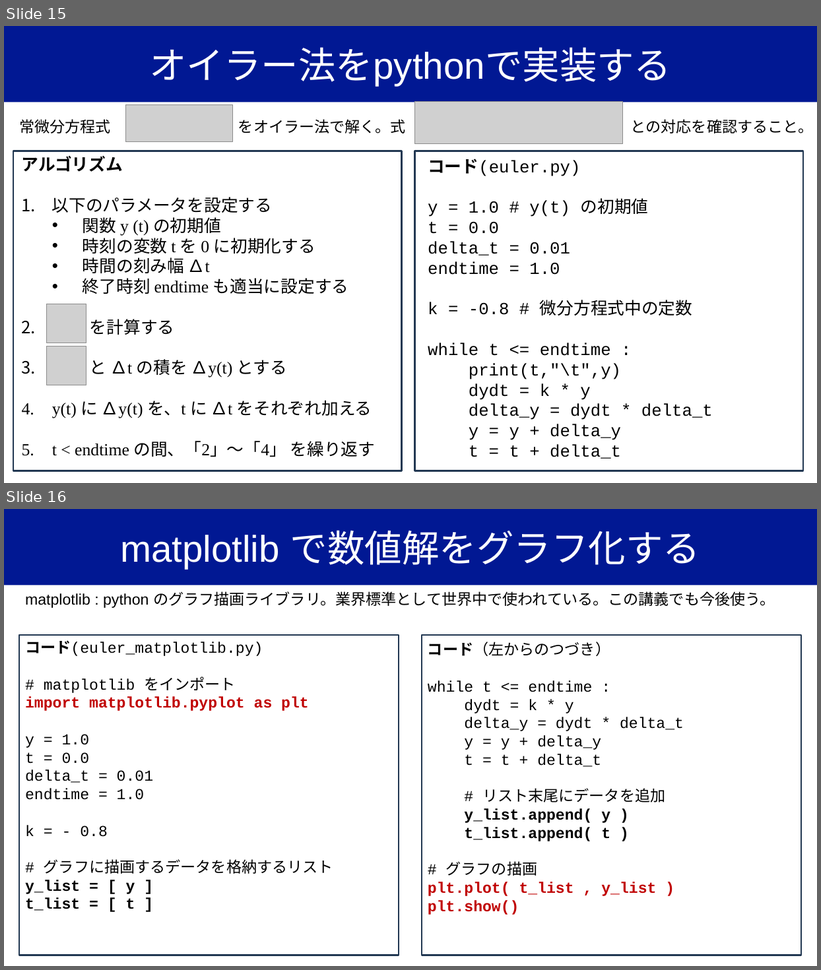
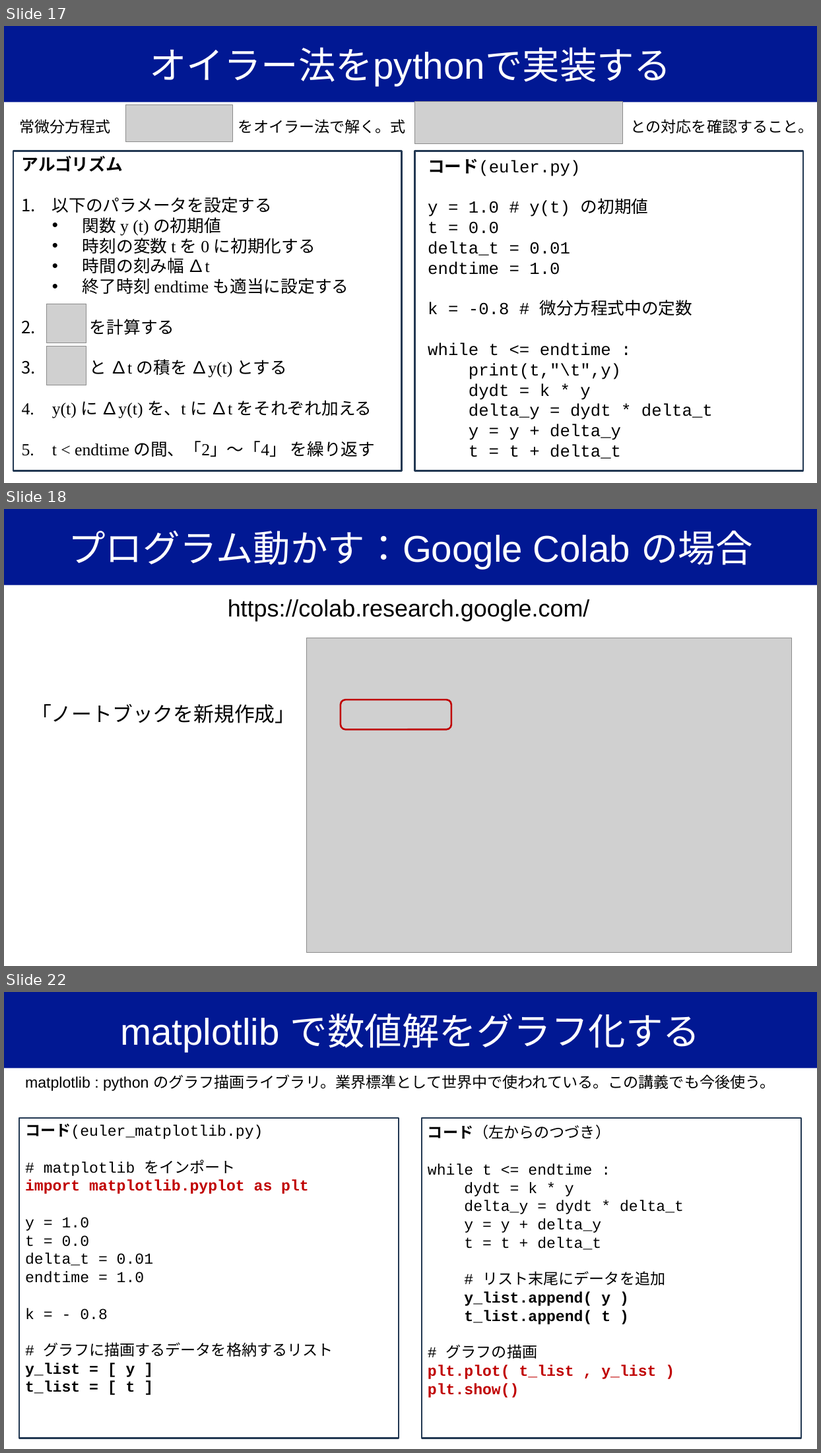
Before and after one commit to YugiLab/Lectures, a slide deck: DS2_2026/Day1/yugi_lecture1_ode.pptx. Shown one above the other, each under a label of ours: slides 15 and 16 before the commit, slides 17, 18 and 22 after it; the slides between them are not shown. The pictures are 821x970 and 821x1453 pixels, drawn with LibreOffice and Linux fonts; fonts in the diff are those of the drawing; grey boxes stand for pictures. Boxes give left, top, right and bottom in pixels: in the first picture for what was removed or moved away, otherwise in the second. Text is boxed around its words. In the diff, an @@ line names an element or a change of style, - is before the commit and + after.

Commit message:
google colab
google colab primer inserted

```diff
--- a/DS2_2026/Day1/yugi_lecture1_ode.pptx
+++ b/DS2_2026/Day1/yugi_lecture1_ode.pptx
@@ slide 18 added at bbox=[4, 509, 817, 966], background #FFFFFF @@
@@ title added at bbox=[4, 509, 817, 586], fill #011893, 44 pt, text #FFFFFF @@
+プログラム動かす：Google Colab の場合
@@ text added at bbox=[228, 599, 590, 621], 28 pt, text #000000 @@
+https://colab.research.google.com/
@@ picture added at bbox=[307, 638, 792, 953] @@
@@ text added at bbox=[31, 704, 295, 723], 24 pt, text #000000 @@
+「ノートブックを新規作成」
@@ rounded rectangle added at bbox=[341, 700, 451, 730], outline #C00000 2 pt @@
@@ what was slide 15 is now slide 17 @@
@@ what was slide 16 is now slide 22 @@
```
Also in this commit, not shown: 5 other slides added, 2 other files.
